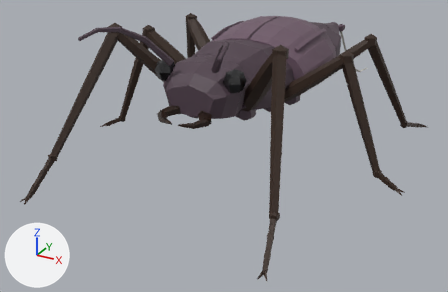
Before and after pictures for a commit that changed the glTF model Модели/Жуки/puppeteer.glb.
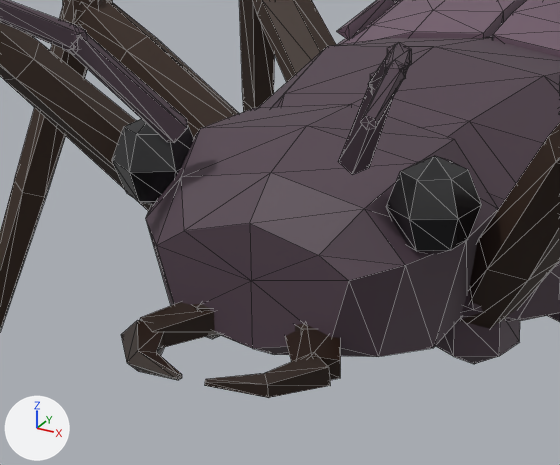
Each version is shown whole from a 50 mm lens placed at (2.48, -5.01, 2.44), pointed at (-0.29, 0.03, -0.08), then close up on the part from 28% to 59% of the width and 10% to 50% of the height. Lighting does not change. The marker at lower left points along +X, +Y and +Z. The first two pictures are the older version. The close-ups show mesh edges as thin lines. Where no turn or scale is listed for an object, it has been applied to the vertices. Vertices at exactly the same position are counted once.

In view in the first close-up: 'AntSeg1003', 'BeetlePlate_01', 'EyeLeft001', 'EyeRight001', 'Femur000', 'Femur001', 'Femur003', 'Femur005', 'HeadBase001', 'ThoraxCore', 'Tibia003', 'Tibia005' and 19 more.
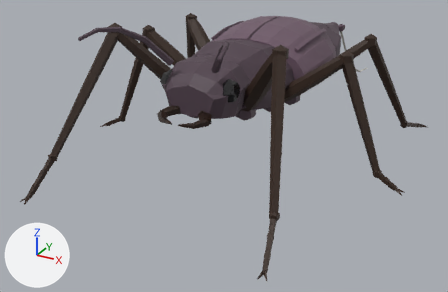
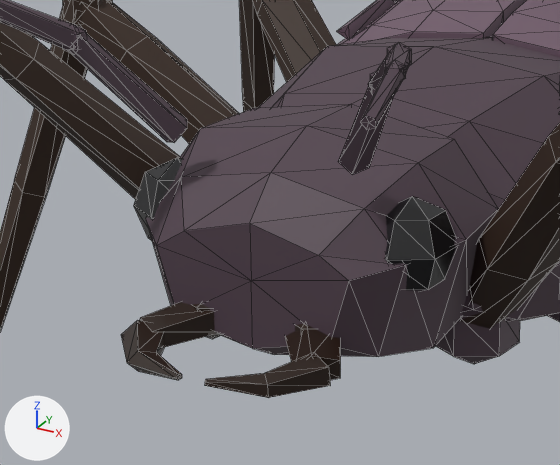
Changed parts and their boxes [x1, y1, x2, y2] in the close-ups (560 x 465 px):
'EyeLeft001', moved
    before: [387, 156, 482, 254]
    after: [385, 197, 456, 292]
'EyeRight001', moved
    before: [112, 119, 194, 205]
    after: [134, 158, 182, 241]

The change, as a list of edits to the scene's bpy script:
```text
Change me_eyeleft001:
    used by ob_eyeleft001; location = (0.0, 0.0, 0.0)
    remove me_eyeleft001.from_pydata(...)  # 20 vertices, 36 faces; spans x 0.242..0.398, y -1.0..-0.8, z 0.86..1.06
    add me_eyeleft001.from_pydata(...)  # 20 vertices, 36 faces; spans x 0.193..0.349, y -1.0..-0.8, z 0.771..0.971
    me_eyeleft001 part 1: the whole mesh is moved by (-0.049, 0.0, -0.089)
Change me_eyeright001:
    used by ob_eyeright001; location = (0.0, 0.0, 0.0)
    remove me_eyeright001.from_pydata(...)  # 20 vertices, 36 faces; spans x -0.398..-0.242, y -1.0..-0.8, z 0.86..1.06
    add me_eyeright001.from_pydata(...)  # 20 vertices, 36 faces; spans x -0.349..-0.193, y -1.0..-0.8, z 0.771..0.971
    me_eyeright001 part 2: the whole mesh is moved by (0.049, 0.0, -0.089)
```
